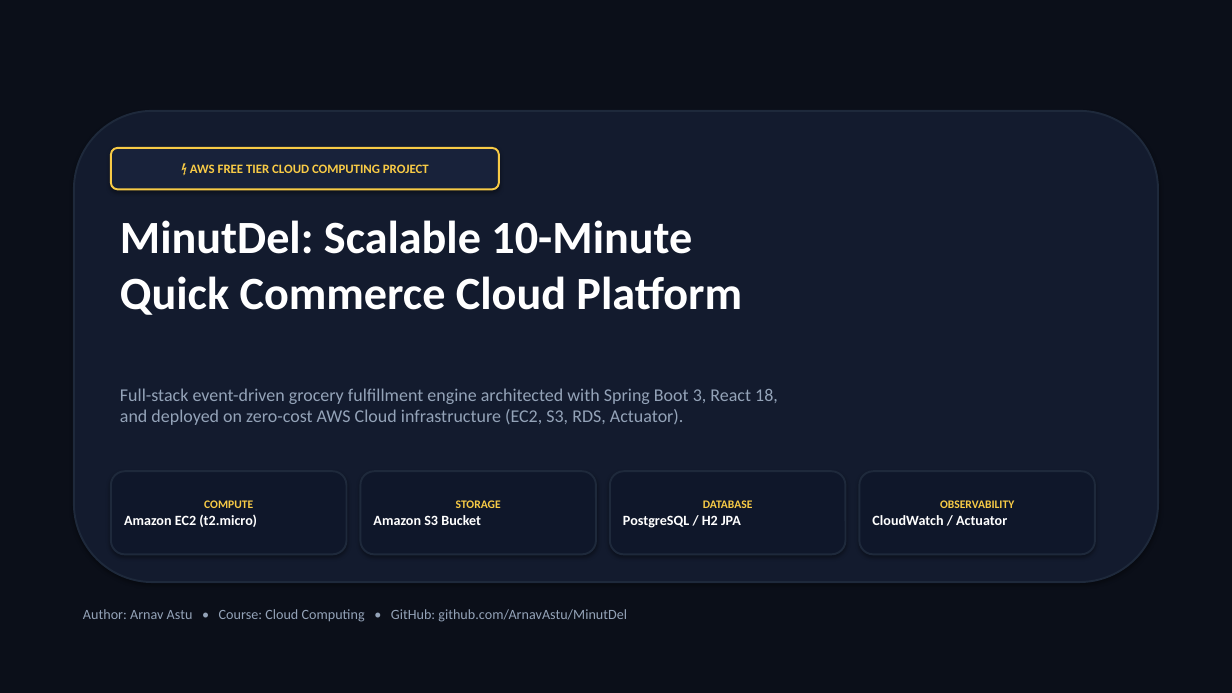
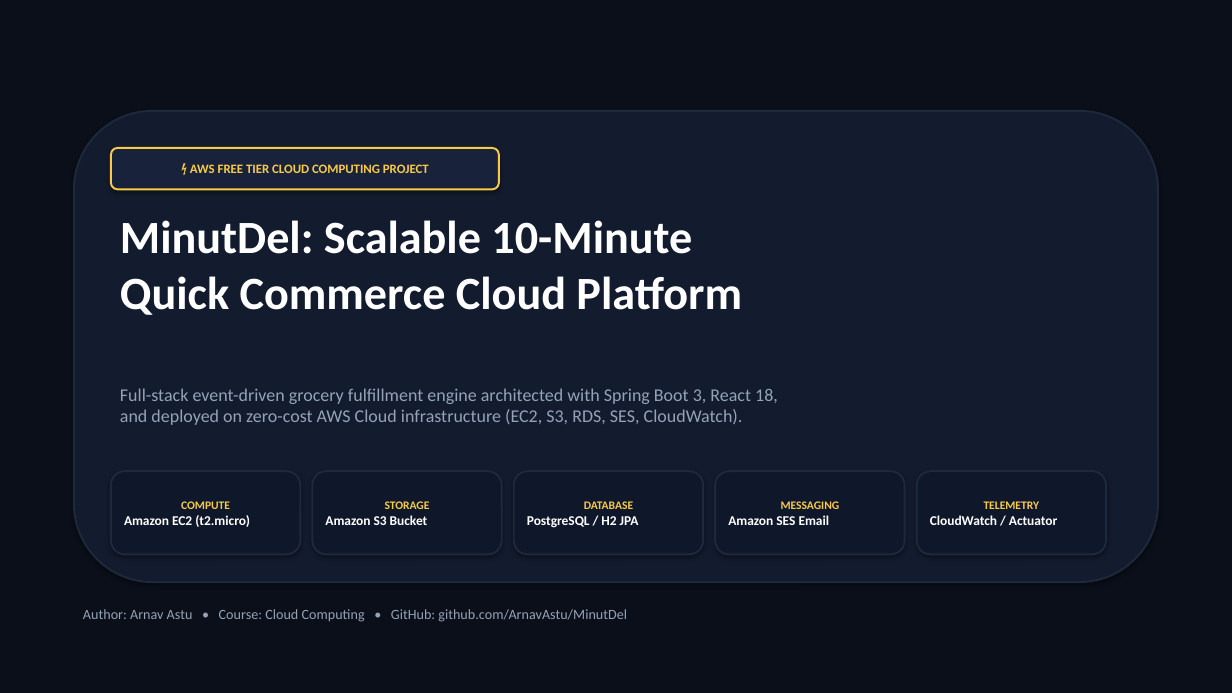
Before and after one commit to ArnavAstu/MinutDel, a slide deck: slide 1 of presentation/MinutDel_Cloud_Architecture.pptx. Drawn at 1232x693 pixels with LibreOffice and Linux fonts; fonts in the diff are those of the drawing. Boxes give left, top, right and bottom in pixels: in the first picture for what was removed or moved away, otherwise in the second. Text is boxed around its words. In the diff, an @@ line names an element or a change of style, - is before the commit and + after.

```diff
--- a/presentation/MinutDel_Cloud_Architecture.pptx
+++ b/presentation/MinutDel_Cloud_Architecture.pptx
@@ text at [120, 388, 778, 425]: text changed @@
-Full-stack event-driven grocery fulfillment engine architected with Spring Boot 3, React 18,
-and deployed on zero-cost AWS Cloud infrastructure (EC2, S3, RDS, Actuator).
+Full-stack event-driven grocery fulfillment engine architected with Spring Boot 3, React 18,
+and deployed on zero-cost AWS Cloud infrastructure (EC2, S3, RDS, SES, CloudWatch).
@@ rounded rectangle "COMPUTE": place and size @@
-rounded rectangle "COMPUTE" at [111, 471, 347, 555]
+rounded rectangle "COMPUTE" at [111, 471, 300, 555]
@@ rounded rectangle "STORAGE": place and size @@
-rounded rectangle "STORAGE" at [360, 471, 596, 555]
+rounded rectangle "STORAGE" at [312, 471, 502, 555]
@@ rounded rectangle "DATABASE": place and size @@
-rounded rectangle "DATABASE" at [610, 471, 846, 555]
+rounded rectangle "DATABASE" at [514, 471, 703, 555]
@@ rounded rectangle added at [715, 471, 905, 555], fill #0F172A, outline #1E293B 1.5 pt, 10.5 pt, text #FFFFFF, bold @@
+MESSAGING
+Amazon SES Email
@@ rounded rectangle "TELEMETRY": place and size @@
-rounded rectangle "TELEMETRY" at [860, 471, 1095, 555]
+rounded rectangle "TELEMETRY" at [917, 471, 1106, 555]
@@ text in rounded rectangle at [984, 501, 1040, 509]: text changed @@
-OBSERVABILITY
+TELEMETRY
@@ text in rounded rectangle at [124, 515, 250, 527]: size 11 to 10.5 pt in "Amazon EC2 (t2.micro)" @@
@@ text in rounded rectangle at [325, 515, 428, 525]: size 11 to 10.5 pt in "Amazon S3 Bucket" @@
@@ text in rounded rectangle at [527, 516, 639, 528]: size 11 to 10.5 pt in "PostgreSQL / H2 JPA" @@
@@ text in rounded rectangle at [930, 515, 1058, 525]: size 11 to 10.5 pt in "CloudWatch / Actuator" @@
```
Also in this commit, not shown: 4 other slides changed, 44 other files.
